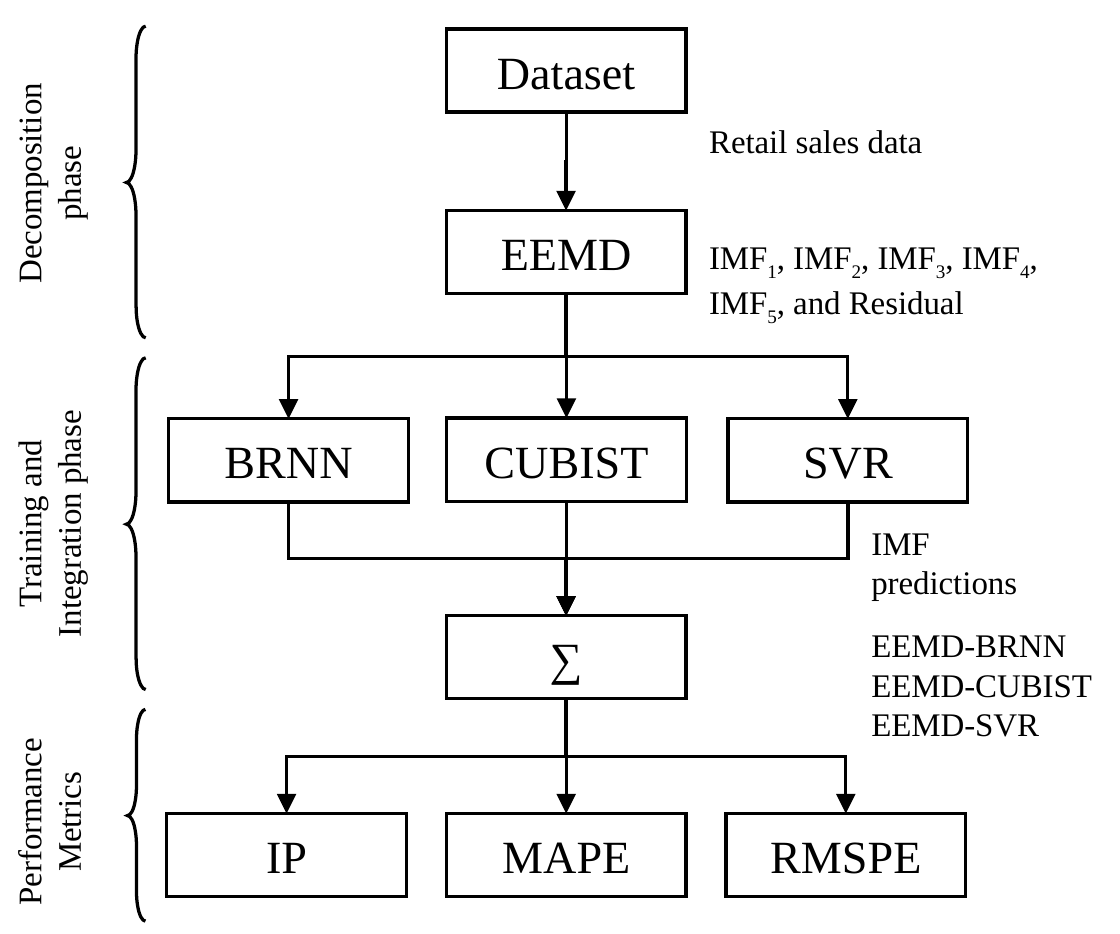
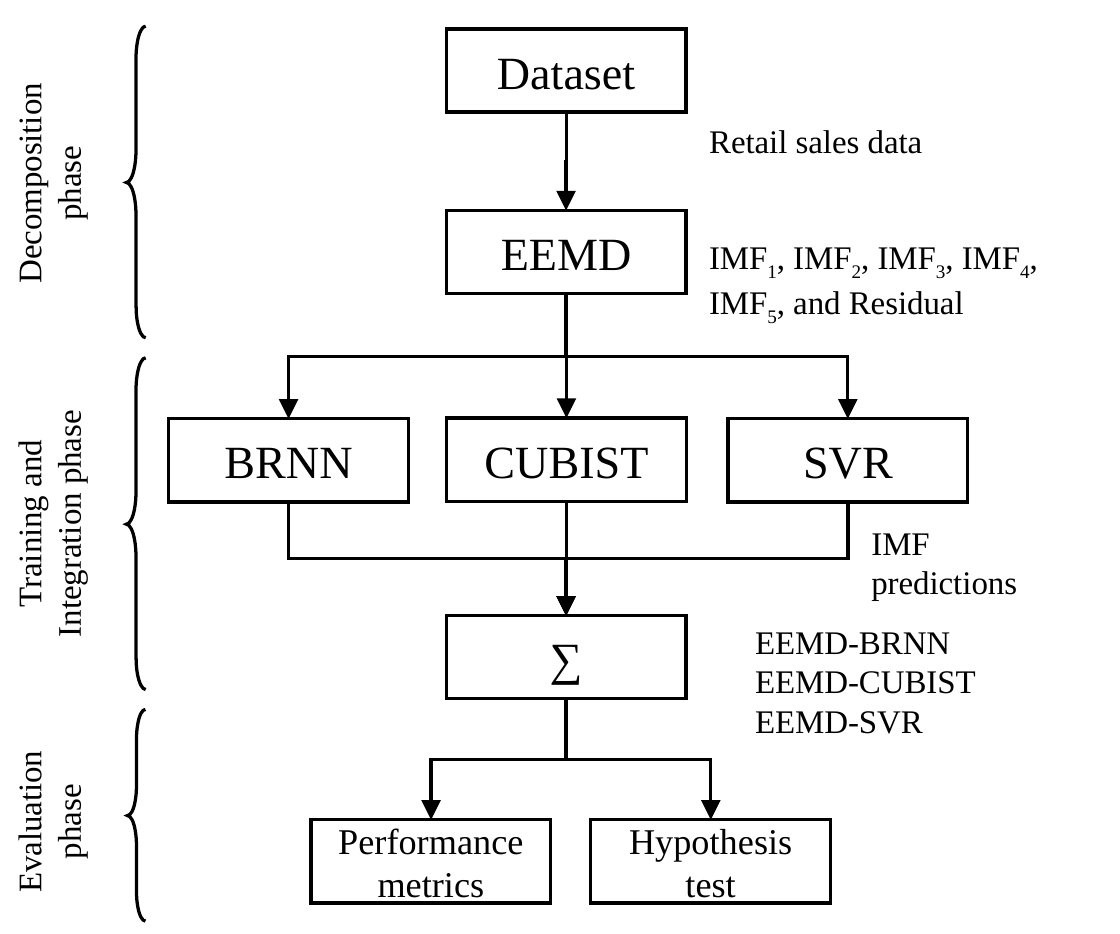
Before and after one commit to ramongss/2021-CBIC-RossmannSales, a slide deck: slide 1 of Codes/diagram2.pptx. Drawn at 1120x934 pixels with LibreOffice and Linux fonts; fonts in the diff are those of the drawing. Boxes give left, top, right and bottom in pixels: in the first picture for what was removed or moved away, otherwise in the second. Text is boxed around its words. In the diff, an @@ line names an element or a change of style, - is before the commit and + after.

Commit message:
:memo: Update code, add dm test sheet, update some figures

```diff
--- a/Codes/diagram2.pptx
+++ b/Codes/diagram2.pptx
@@ text "EEMD-BRNN EEMD-CUBIST" moved from (x1=871, y1=635, x2=1092, y2=737) to (x1=755, y1=632, x2=976, y2=734) @@
@@ elbow arrow moved from (567, 700) - (287, 814) to (567, 700) - (432, 821) @@
@@ elbow arrow moved from (567, 700) - (567, 814) to (567, 700) - (712, 821) @@
@@ elbow arrow removed from (567, 700) to (847, 814) @@
@@ text at (x1=12, y1=765, x2=87, y2=889): text changed @@
-Performance Metrics
+Evaluation phase
@@ rectangle "Performance metrics" moved from (x1=166, y1=814, x2=406, y2=897) to (x1=311, y1=821, x2=551, y2=904) @@
@@ text in rectangle at (x1=338, y1=828, x2=523, y2=904): text changed; size 14 to 11 pt @@
-IP
+Performance metrics
@@ rectangle "Hypothesis test" moved from (x1=446, y1=814, x2=686, y2=897) to (x1=591, y1=821, x2=831, y2=904) @@
@@ text in rectangle at (x1=629, y1=829, x2=792, y2=904): text changed; size 14 to 11 pt @@
-MAPE
+Hypothesis test
@@ rectangle removed at (x1=726, y1=814, x2=966, y2=897) @@
-RMSPE
```
Also in this commit, not shown: 7 other files.
